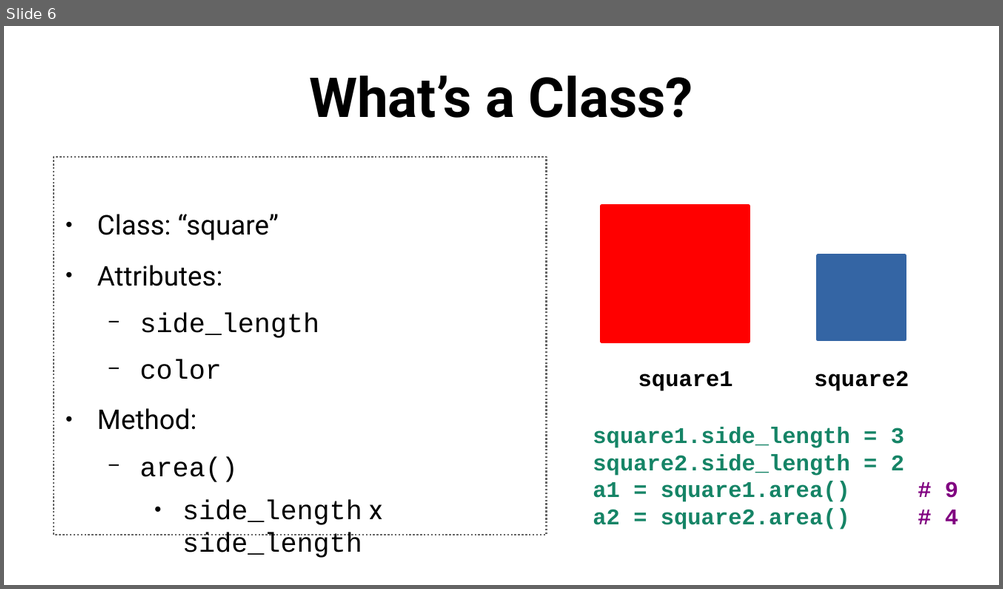
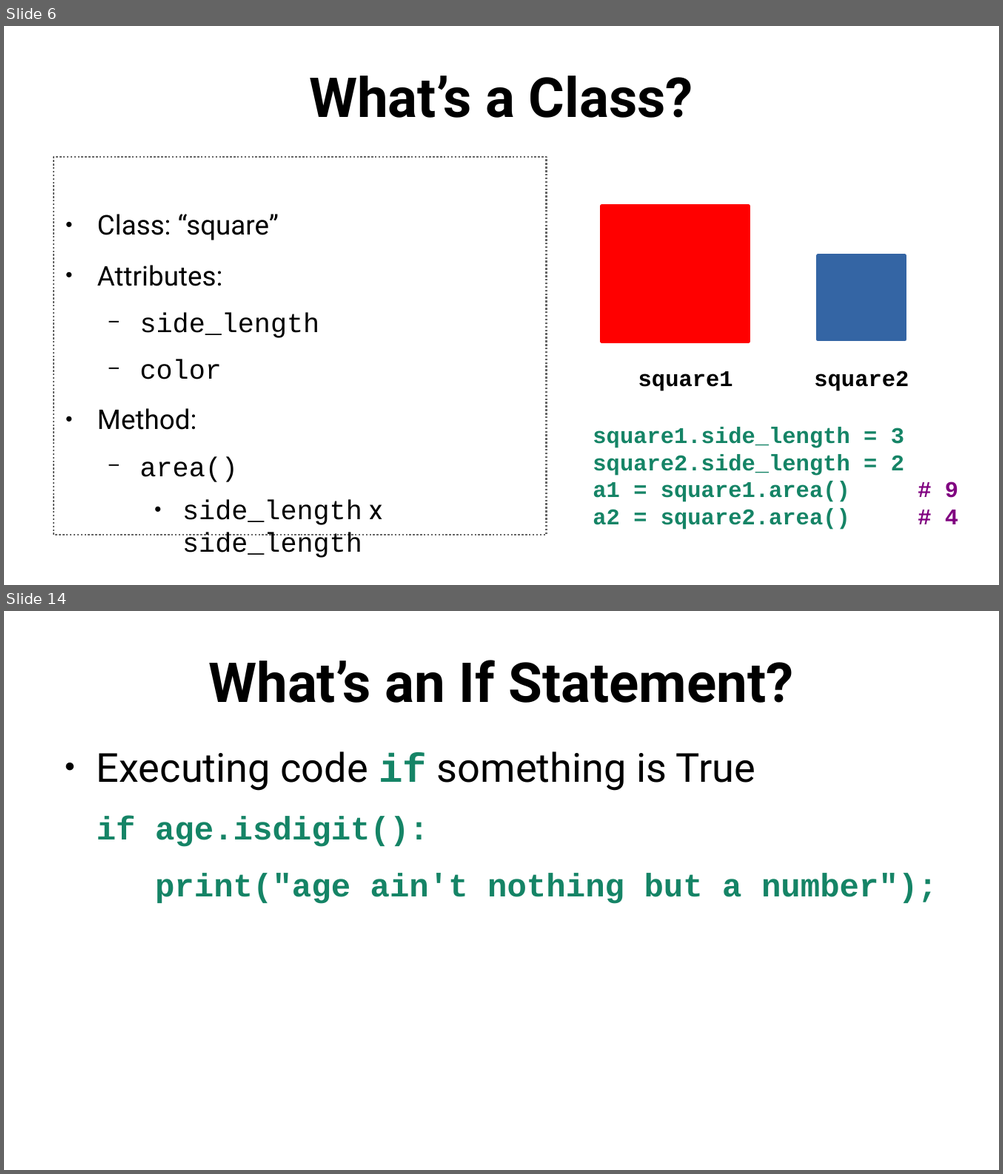
Before and after one commit to SlithyMatt/python-tutorial, a slide deck: lesson2/python101_lesson2_slides.odp. Shown one above the other, each under a label of ours: slide 6 before the commit, slides 6 and 14 after it; the slides between them are not shown. The pictures are 1003x589 and 1003x1174 pixels, drawn with LibreOffice and Linux fonts; fonts in the diff are those of the drawing. Boxes give left, top, right and bottom in pixels: in the first picture for what was removed or moved away, otherwise in the second. Text is boxed around its words. In the diff, an @@ line names an element or a change of style, - is before the commit and + after.

```diff
--- a/lesson2/python101_lesson2_slides.odp
+++ b/lesson2/python101_lesson2_slides.odp
@@ slide 14 added at box(4, 611, 999, 1170), background #FFFFFF @@
@@ title added at box(208, 660, 794, 703), 44 pt, text #000000, bold @@
+What’s an If Statement?
@@ text added at box(96, 752, 937, 904), 26 pt, text #158466, bold @@
+● Executing code if something is True
+if age.isdigit():
+print("age ain't nothing but a number");
```
Also in this commit, not shown: 6 slides changed, 6 other slides added, 1 slide removed, 2 other files.
